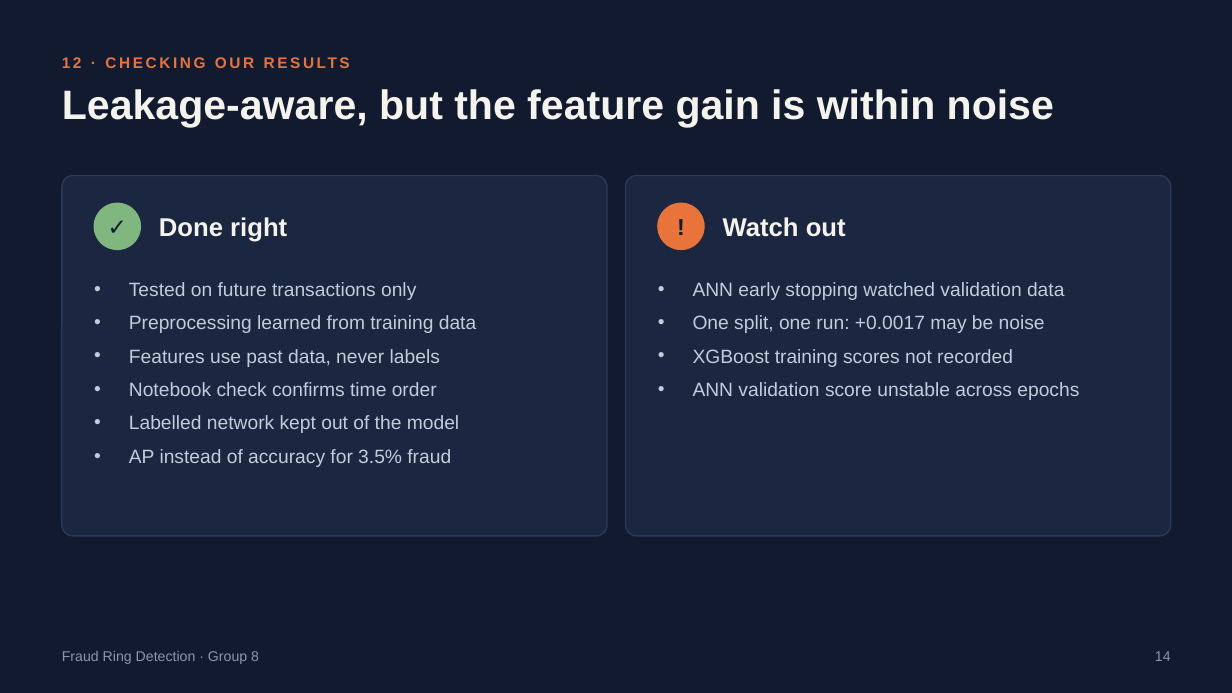
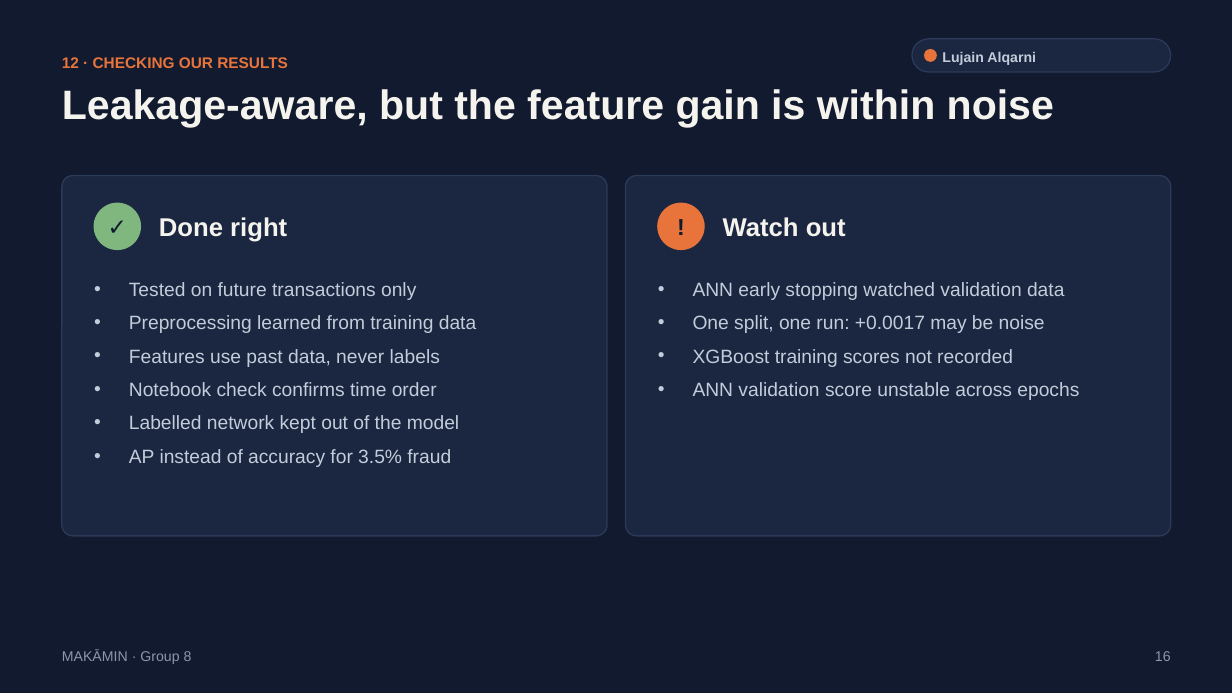
Before and after one commit to NadaMIS/makamin-fraud-detection, a slide deck: slide 17 of makamin-fraud-detection/presentation/MAKAMIN_Presentation.pptx (slide 14 before the commit). Drawn at 1232x693 pixels with LibreOffice and Linux fonts; fonts in the diff are those of the drawing. Boxes give left, top, right and bottom in pixels: in the first picture for what was removed or moved away, otherwise in the second. Text is boxed around its words. In the diff, an @@ line names an element or a change of style, - is before the commit and + after.

```diff
--- a/makamin-fraud-detection/presentation/MAKAMIN_Presentation.pptx
+++ b/makamin-fraud-detection/presentation/MAKAMIN_Presentation.pptx
@@ text "12 · CHECKING OUR RESULTS" at [62,57,288,68]: letter spacing 2 to 0 pt @@
@@ rounded rectangle added at [912,39,1171,72], fill #1B2640, outline #2C3A5A 1 pt @@
@@ ellipse added at [924,49,937,62], fill #E8743B @@
@@ text added at [942,52,1036,65], 11 pt, text #C3CCDA, bold @@
+Lujain Alqarni
@@ text at [62,651,192,664]: text changed @@
-Fraud Ring Detection · Group 8
+MAKĀMIN · Group 8
@@ text at [1155,651,1171,661]: text changed @@
-14
+16
```
Also in this commit, not shown: 16 other slides changed, 3 slides added.
